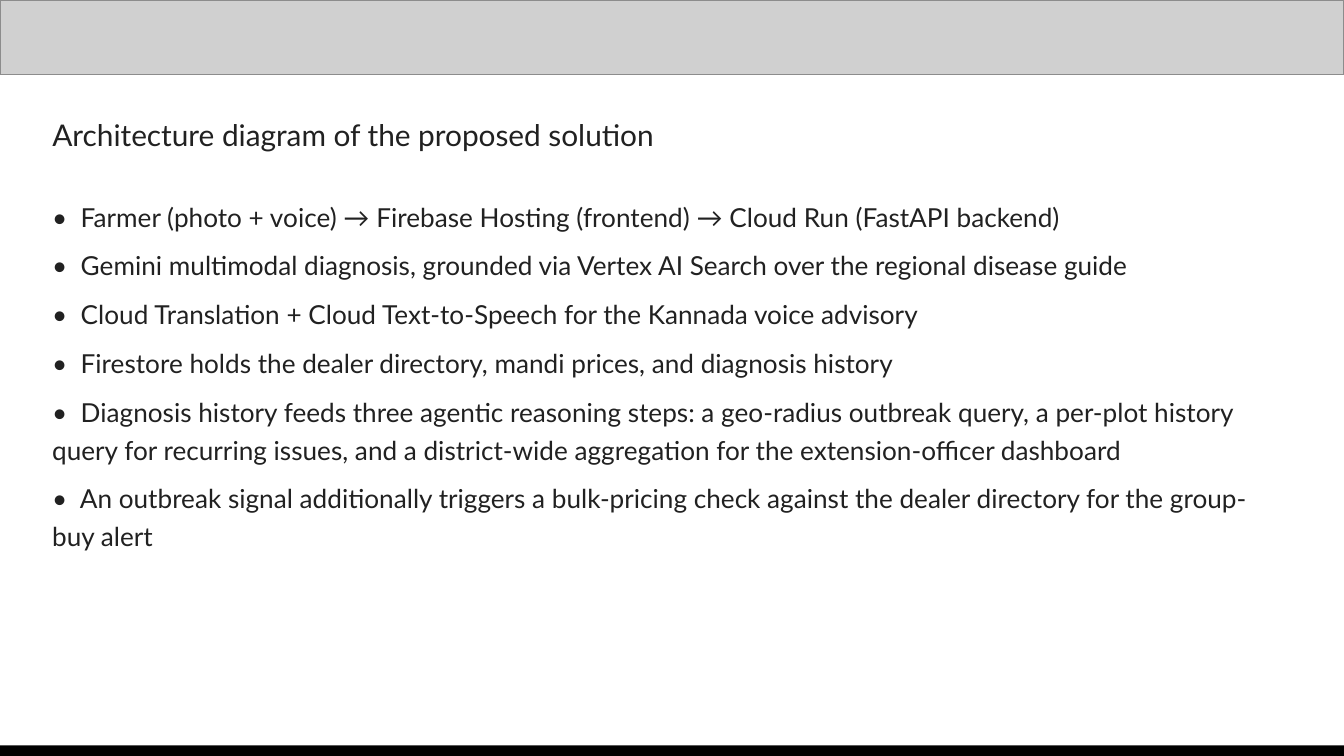
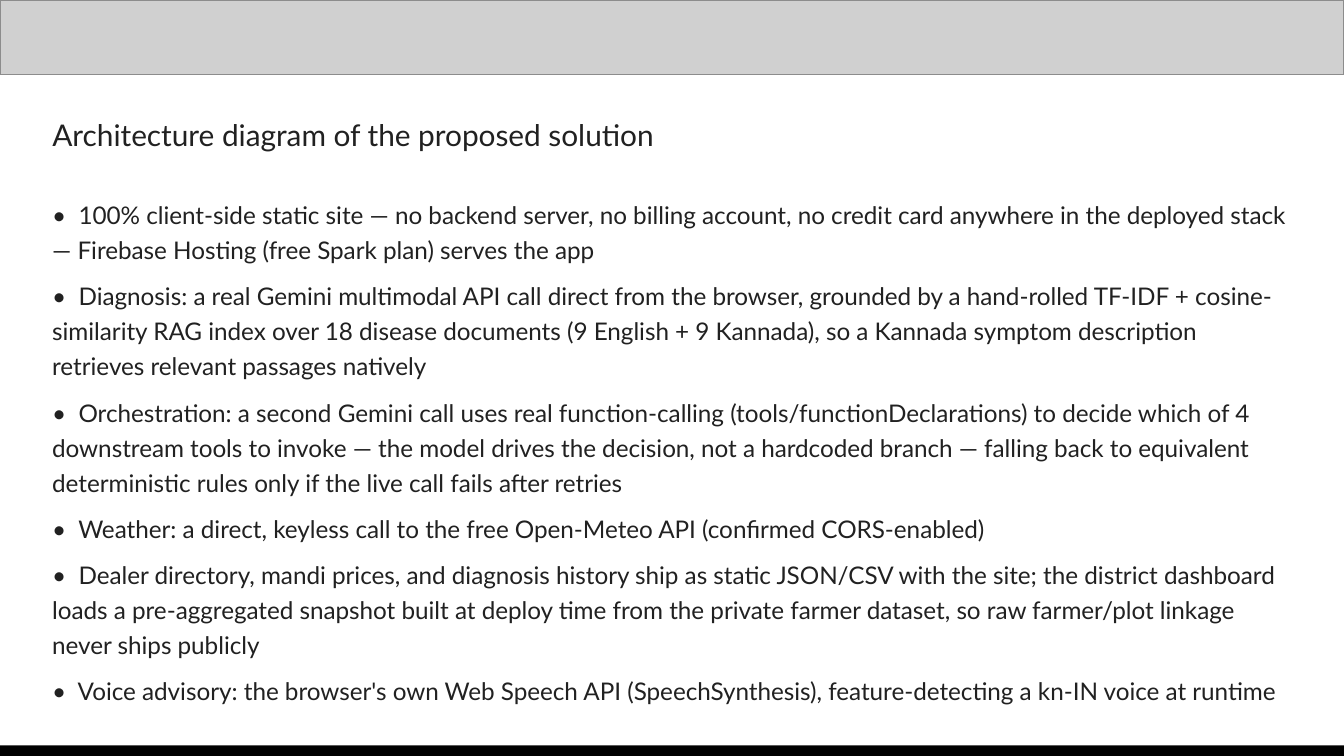
Before and after one commit to Kavitacs08/kisan-mitra, a slide deck: slide 8 of docs/Kisan_Mitra_Submission.pptx. Drawn at 1344x756 pixels with LibreOffice and Linux fonts; fonts in the diff are those of the drawing; grey boxes stand for pictures. Boxes give left, top, right and bottom in pixels: in the first picture for what was removed or moved away, otherwise in the second. Text is boxed around its words. In the diff, an @@ line names an element or a change of style, - is before the commit and + after.

Commit message:
Update submission deck to match the real client-only, Gemini-orchestrated app
The deck was stale from before the client-only migration and the Gemini
function-calling orchestration -- it described Cloud Run, Vertex AI
Search, Firestore, and Cloud Translation/TTS, none of which the deployed
app actually uses, and never mentioned the real Gemini integration at all.

Rewrites: process flow, architecture, technologies, cost (now genuinely
$0), and performance slides to describe the actual deployed stack.
Fills in the GitHub repo and live product links (previously placeholders).
Performance numbers are freshly measured in-browser against the real
deployed site, not invented.

```diff
--- a/docs/Kisan_Mitra_Submission.pptx
+++ b/docs/Kisan_Mitra_Submission.pptx
@@ text at (52,206,1285,705): text changed; size 14 to 13 pt @@
-• Farmer (photo + voice) → Firebase Hosting (frontend) → Cloud Run (FastAPI backend)
-• Gemini multimodal diagnosis, grounded via Vertex AI Search over the regional disease guide
-• Cloud Translation + Cloud Text-to-Speech for the Kannada voice advisory
-• Firestore holds the dealer directory, mandi prices, and diagnosis history
-• Diagnosis history feeds three agentic reasoning steps: a geo-radius outbreak query, a per-plot history query for recurring issues, and a district-wide aggregation for the extension-officer dashboard
-• An outbreak signal additionally triggers a bulk-pricing check against the dealer directory for the group-buy alert
+• 100% client-side static site — no backend server, no billing account, no credit card anywhere in the deployed stack — Firebase Hosting (free Spark plan) serves the app
+• Diagnosis: a real Gemini multimodal API call direct from the browser, grounded by a hand-rolled TF-IDF + cosine-similarity RAG index over 18 disease documents (9 English + 9 Kannada), so a Kannada symptom description retrieves relevant passages natively
+• Orchestration: a second Gemini call uses real function-calling (tools/functionDeclarations) to decide which of 4 downstream tools to invoke — the model drives the decision, not a hardcoded branch — falling back to equivalent deterministic rules only if the live call fails after retries
+• Weather: a direct, keyless call to the free Open-Meteo API (confirmed CORS-enabled)
+• Dealer directory, mandi prices, and diagnosis history ship as static JSON/CSV with the site; the district dashboard loads a pre-aggregated snapshot built at deploy time from the private farmer dataset, so raw farmer/plot linkage never ships publicly
+• Voice advisory: the browser's own Web Speech API (SpeechSynthesis), feature-detecting a kn-IN voice at runtime
```
Also in this commit, not shown: 7 other slides changed, 2 other files.
